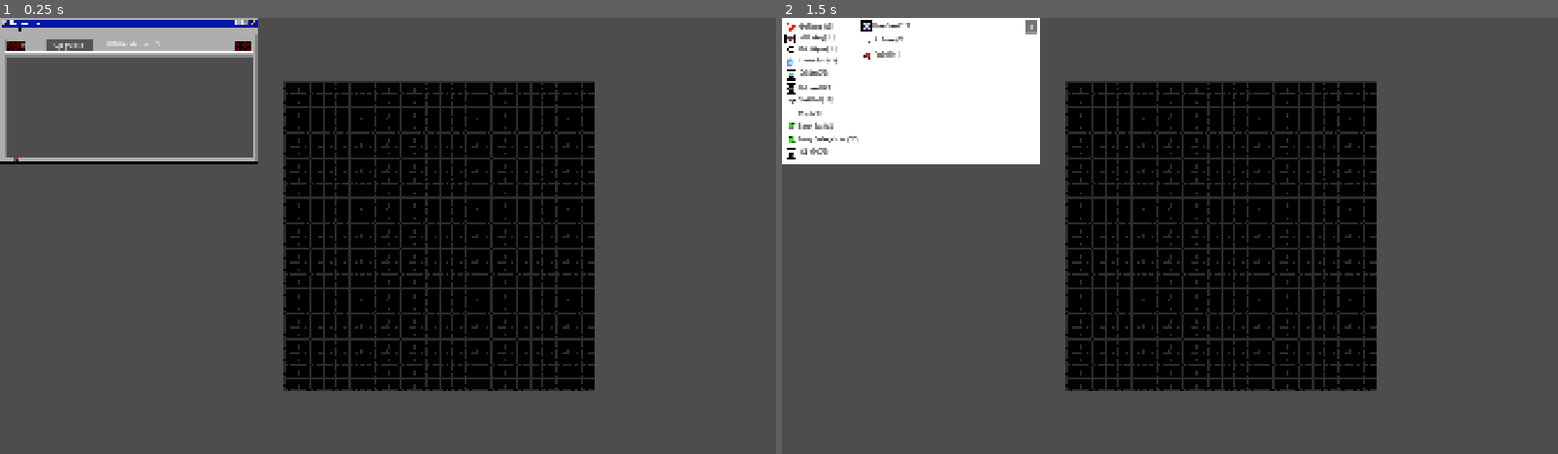
Above: before the commit, frames 1-2 (left to right).
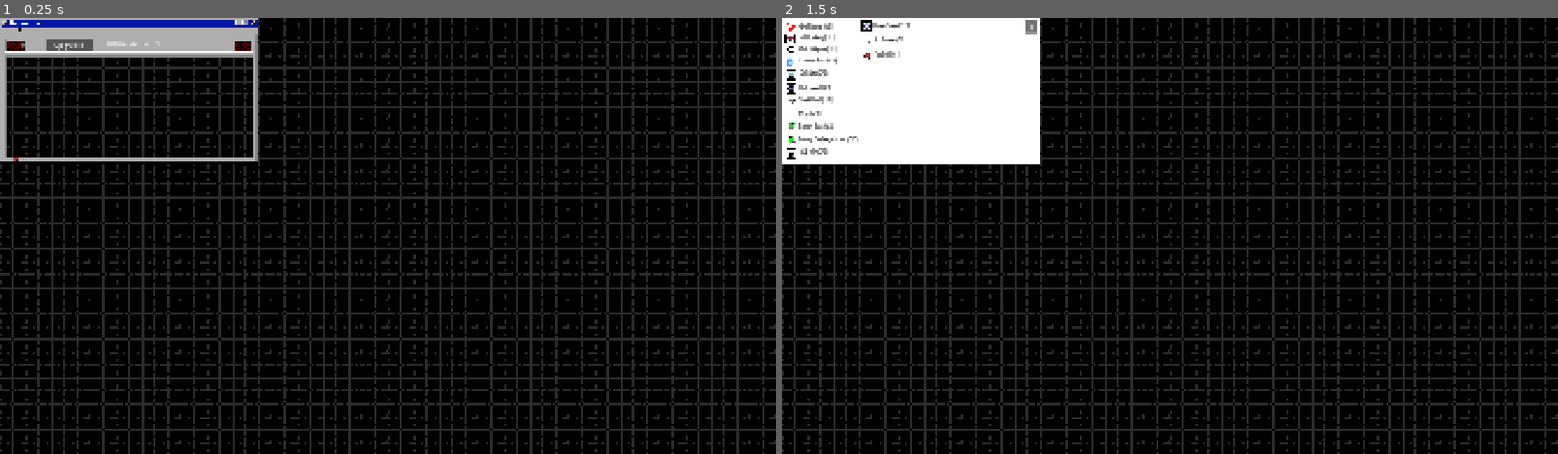
Above: after the commit, the same moments.

Repository: golopogus/overmine_testing
Game: Godot game, scene res://main_scene.tscn
The game is run twice, just before and just after one commit, with the same random seed, the same clock (stepped at 60 frames per second) and the same inputs.
Inputs:
- Up to frame 1 (0.25 s): no input
- Up to frame 2 (1.5 s): click "Upgrades" at 0.5 s; click "Drone Speed (0/3)" at 1.25 s

The runs differ from the first frame. In frame 1, 68% of the frame differs, in the area x 0-100%, y 0-100%; in frame 2, 60%.

Commit message:
added more minesweeper func

Diff:
--- a/overmine/drone_base.gd
+++ b/overmine/drone_base.gd
@@ -10,6 +10,7 @@
 var first = true
 var scan_scale = 1
 var wait = false
+var ghoul_load = preload('res://ghoul.tscn')
 
 func _process(_delta: float) -> void:
 
@@ -80,9 +81,11 @@
 
 func spawn_drone():
 
-	var drone_load = preload("res://drone.tscn")
-	var drone = drone_load.instantiate()
+	#var drone_load = preload("res://drone.tscn")
+	#var drone = drone_load.instantiate()
+	var drone = ghoul_load.instantiate()
 	add_child(drone)
+	print(drone)
 	drone.initialize_values(drone_speed,scan_size,battery_size)
 	#child = drone
 
--- /dev/null
+++ b/overmine/ghoul.gd
@@ -0,0 +1,152 @@
+extends Node2D
+
+var moving = false
+var scanning = false
+var scannable_chunk
+var x_length
+var y_length
+var chunk_size
+const grid_size_options = [[20,20],[50,50],[4,4]]
+var chosen_grid_size = grid_size_options[0]
+var scanning_tile = Vector2()
+var possible_tiles = []
+var scan_speed = 1
+var checked_tiles = []
+var initial_scan_time = 4.8
+var scan_pos
+var speed
+var scan = []
+var area_2_scan
+var tile_info
+var search_area = []
+var battery
+var going_home = false
+var g_pos = Vector2()
+var is_tiles = true
+var initialized = false
+var velocity = Vector2()
+func _ready() -> void:
+
+	$AnimationPlayer.play("flying")
+	x_length = 32
+	y_length = 32
+	chunk_size = Vector2(chosen_grid_size[0],chosen_grid_size[1]) * Vector2(x_length,y_length)
+
+func _process(_delta: float) -> void:
+
+	if battery > 0 and going_home == false:
+		if scanning == false and initialized == true:
+			Globals.get_tiles(self.get_path(),scan,'drone')
+		if moving == true:
+			var dir = get_dir_to()
+			velocity = speed * dir
+
+			if (global_position - scan_pos).length() <= 1:
+				velocity = Vector2()
+				dir = Vector2()
+				global_position = scan_pos
+				start_scanning(1)
+
+	elif battery == 0:
+		return_to_base('battery')
+
+	elif going_home == true:
+		return_to_base('no_tiles')
+
+	position += velocity
+
+func set_tiles(unclicked_tiles):
+
+	possible_tiles = unclicked_tiles
+	if len(possible_tiles) > 0:
+
+		var rand_int = randi() % len(possible_tiles)
+		scan_pos = possible_tiles[rand_int]
+		initialized = true
+		moving = true
+		scanning = true
+
+	else:
+		going_home = true
+
+func get_dir_to():
+
+	var dir = (scan_pos - global_position).normalized()
+
+	return dir
+
+func start_scanning(instance):
+	Globals.check_tile(scan_pos,self.get_path(),instance)
+
+
+func set_tile(can_scan):
+	if can_scan == true:
+
+		moving = false
+		$AnimationPlayer.play("flying")
+		#$AnimationPlayer.speed_scale = scan_speed
+		#$Timer.wait_time = initial_scan_time - (initial_scan_time * (scan_speed - 1)/2.0)
+		#$Timer.start()
+	else:
+		scanning = false
+		Globals.get_tiles(self.get_path(),scan,'drone')
+
+func _on_animation_player_animation_finished(_anim_name: StringName) -> void:
+	$AnimationPlayer.stop()
+	scanning = false
+	battery -= 1
+
+
+func initialize_values(drone_speed,scan_size,battery_size):
+	speed = 1.0/pow(0.8,drone_speed)
+	scan_speed = 1.0/pow(0.8,drone_speed)
+	battery = 1 + battery_size
+	var convert_scan_size = 6 * scan_size + 7
+	area_2_scan = get_grid(convert_scan_size)
+
+
+func get_grid(scan_area):
+
+	var center_pos = get_parent().position
+	var away_from_center = (scan_area - 1)/2.0
+	var start = center_pos - Vector2(away_from_center,away_from_center) * 32
+	scan = []
+	var tile_pos
+	for x in scan_area:
+		for y in scan_area:
+			tile_pos = start + Vector2(32,32) * Vector2(x,y)
+			scan.append(tile_pos)
+
+	Globals.get_tiles(self.get_path(),scan,'drone')
+
+func update_upgrade(upgrade,val):
+
+	if upgrade == 'battery_size':
+		battery += val
+	if upgrade == 'scan_size':
+		var convert_scan_size = 6 * val + 7
+		area_2_scan = get_grid(convert_scan_size)
+	if upgrade == 'drone_speed':
+		speed *= (1.0/0.8)
+		scan_speed *= (1.0/0.8)
+
+
+
+
+func _on_timer_timeout() -> void:
+	start_scanning(2)
+
+	$Timer.stop()
+
+func return_to_base(reason):
+
+		var dir = (get_parent().position - global_position).normalized()
+
+		velocity = speed * dir
+
+		if (global_position - get_parent().position).length() <= 1:
+
+			if reason == 'battery':
+				get_parent().charging(self.get_path())
+			elif reason == 'no_tiles':
+				get_parent().waiting(self.get_path())
--- /dev/null
+++ b/overmine/ghoul.tscn
@@ -0,0 +1,91 @@
+[gd_scene load_steps=7 format=3 uid="uid://ddephkonack1u"]
+
+[ext_resource type="Texture2D" uid="uid://dcudipe58ljx0" path="res://pics/new_pics/ghoul_flying.png" id="1_rsikc"]
+[ext_resource type="Texture2D" uid="uid://bcwth1bh8k0ms" path="res://pics/new_pics/ghoul_diving.png" id="2_gbcyq"]
+
+[sub_resource type="Animation" id="Animation_jfkvb"]
+resource_name = "flying"
+length = 0.3
+loop_mode = 1
+step = 0.05
+tracks/0/type = "value"
+tracks/0/imported = false
+tracks/0/enabled = true
+tracks/0/path = NodePath("flying:frame")
+tracks/0/interp = 1
+tracks/0/loop_wrap = true
+tracks/0/keys = {
+"times": PackedFloat32Array(0, 0.05, 0.1, 0.15, 0.2, 0.25),
+"transitions": PackedFloat32Array(1, 1, 1, 1, 1, 1),
+"update": 1,
+"values": [0, 1, 2, 3, 4, 5]
+}
+
+[sub_resource type="Animation" id="Animation_xmcmf"]
+length = 0.001
+tracks/0/type = "value"
+tracks/0/imported = false
+tracks/0/enabled = true
+tracks/0/path = NodePath("flying:frame")
+tracks/0/interp = 1
+tracks/0/loop_wrap = true
+tracks/0/keys = {
+"times": PackedFloat32Array(0),
+"transitions": PackedFloat32Array(1),
+"update": 1,
+"values": [0]
+}
+tracks/1/type = "value"
+tracks/1/imported = false
+tracks/1/enabled = true
+tracks/1/path = NodePath("diving:frame")
+tracks/1/interp = 1
+tracks/1/loop_wrap = true
+tracks/1/keys = {
+"times": PackedFloat32Array(0),
+"transitions": PackedFloat32Array(1),
+"update": 1,
+"values": [0]
+}
+
+[sub_resource type="Animation" id="Animation_ntdwj"]
+resource_name = "diving"
+loop_mode = 2
+step = 0.05
+tracks/0/type = "value"
+tracks/0/imported = false
+tracks/0/enabled = true
+tracks/0/path = NodePath("diving:frame")
+tracks/0/interp = 1
+tracks/0/loop_wrap = true
+tracks/0/keys = {
+"times": PackedFloat32Array(0, 0.1, 0.2, 0.3, 0.4, 0.5, 0.6, 0.7, 0.8, 0.9, 0.95),
+"transitions": PackedFloat32Array(1, 1, 1, 1, 1, 1, 1, 1, 1, 1, 1),
+"update": 1,
+"values": [0, 1, 2, 3, 4, 5, 6, 7, 8, 9, 10]
+}
+
+[sub_resource type="AnimationLibrary" id="AnimationLibrary_1pw7p"]
+_data = {
+&"RESET": SubResource("Animation_xmcmf"),
+&"diving": SubResource("Animation_ntdwj"),
+&"flying": SubResource("Animation_jfkvb")
+}
+
+[node name="ghoul" type="Node2D"]
+
+[node name="flying" type="Sprite2D" parent="."]
+visible = false
+scale = Vector2(2, 2)
+texture = ExtResource("1_rsikc")
+hframes = 6
+
+[node name="diving" type="Sprite2D" parent="."]
+visible = false
+texture = ExtResource("2_gbcyq")
+hframes = 11
+
+[node name="AnimationPlayer" type="AnimationPlayer" parent="."]
+libraries = {
+&"": SubResource("AnimationLibrary_1pw7p")
+}
--- a/overmine/main_scene.gd
+++ b/overmine/main_scene.gd
@@ -15,7 +15,7 @@
 var upgrade
 # final game grid = [40,25] x (25x50)
 const grid_size_options = [[40,20],[4,4],[8,8]]
-var chosen_grid_size = grid_size_options[2]
+var chosen_grid_size = grid_size_options[0]
 var num_of_chunks = Vector2(25,50)
 var chunk_split
 var initial_pos = Vector2(0,0)
@@ -27,7 +27,7 @@
 var gamestart = false
 
 var initial_chunk_pos
-var number_of_mines_per_chunk = 10
+var number_of_mines_per_chunk = 160
 var moveable = false
 var local_mous_pos
 var current_neighbors = []
@@ -307,14 +307,11 @@
 
 	tile_dict[pos]['name'] = tile.name
 	if tile_pos['clicked'] == false:
-		var rand_num = randi_range(1,3)
-		tile.texture = texture_dict['hidden']['hidden' + str(rand_num)]
 		if tile_pos['marked'] == true:
-			var mark_num = randi_range(0,2)
-			var marky = mark_load.instantiate()
-			tile.add_child(marky)
-			marky.texture = texture_dict['mark']['mark' + str(mark_num)]
-			marky.offset = Vector2(x_length,y_length) / 2.0
+			tile.texture = texture_dict['mark']['mark0']
+		else:
+			#var rand_num = randi_range(1,3)
+			tile.texture = texture_dict['hidden']['hidden1']# + str(rand_num)]
 	else:
 		if tile_pos['type'] == 'warning':
 			sprite = str(tile_pos['value'])
@@ -500,7 +497,6 @@
 func clicked(pos):
 
 
-	print(pos)
 	var nearest_chunk_pos = get_nearest(pos, 'chunk')
 	var node_path = 'chunks/' +  chunk_dict[nearest_chunk_pos]['name'] + '/' + tile_dict[pos]['name']
 
@@ -534,6 +530,28 @@
 				var score_mulitplier = all_upgrade_data['click_multi']['current'] + 1
 				round_points += 1 * score_mulitplier
 				update_points()
+
+			if tile_dict[pos]['marked'] == true:
+				get_node(node_path).get_child(0).queue_free()
+
+
+		# reveal if tile complete
+		elif tile_dict[pos]['clicked'] == true:
+			if tile_dict[pos]['type'] == 'warning':
+				var neighbors = create_neighbors(pos,x_length,y_length,'ALL')
+				var count = 0
+				for i in neighbors:
+					if tile_dict[i]['type'] == 'mine':
+						if tile_dict[i]['clicked'] == true or tile_dict[i]['marked'] == true:
+							count += 1
+				if count == tile_dict[pos]['value']:
+					for i in neighbors:
+						if tile_dict[i]['type'] != 'mine' and tile_dict[i]['clicked'] == false:
+							clicked(i)
+
+
+
+
 
 	elif chunk_dict[nearest_chunk_pos]['drawn'] == false:
 		tile_dict[pos]['clicked'] = true
@@ -672,36 +690,20 @@
 #############################################################################
 
 func mark(pos,chunk_pos):
-	var rand_num = randi_range(1,3)
+	#var rand_num = randi_range(1,3)
 	if tile_dict[pos]['clicked'] == false:
 
-		#var node_path = 'chunks/' +  chunk_dict[chunk_pos]['name'] + '/' + tile_dict[pos]['name']
-		var node_path = 'chunks/' +  chunk_dict[chunk_pos]['name'] + '/' + tile_dict[pos]['name']
-		var sprite_path = 'sprites/new_sprites/mark/'
-
 		if tile_dict[pos]['marked'] == false:
-			#sprite_path += 'mark'
-			sprite_path += 'mark' + str(rand_num)
 			tile_dict[pos]['marked'] = true
 
 		elif tile_dict[pos]['marked'] == true:
-			#sprite_path += 'hidden'
 			tile_dict[pos]['marked'] = false
-
-		#var new_texture = get_node(sprite_path).texture
-
-		if tile_dict[pos]['marked'] == true:
-			var marky = mark_load.instantiate()
-			get_node(node_path).add_child(marky)
-			var new_texture = get_node(sprite_path).texture
-			marky.texture = new_texture
-			marky.offset = Vector2(x_length,y_length) / 2.0
-		else:
-			get_node(node_path).get_child(0).queue_free()
 
 	if tile_dict[pos]['type'] != 'mine':
 		flag_correct = false
 
+	var node_path = 'chunks/' +  chunk_dict[chunk_pos]['name'] + '/' + tile_dict[pos]['name']
+	change_texture(get_node(node_path))
 
 #############################################################################
 #############################################################################
@@ -1184,6 +1186,7 @@
 func initialize_textures():
 		texture_dict = {
 		'mark' = {
+			'mark0' = $sprites/new_sprites/mark/mark0.texture,
 			'mark1' = $sprites/new_sprites/mark/mark1.texture,
 			'mark2' = $sprites/new_sprites/mark/mark2.texture,
 			'mark3' = $sprites/new_sprites/mark/mark3.texture
--- a/overmine/main_scene.tscn
+++ b/overmine/main_scene.tscn
@@ -29,6 +29,7 @@
 [ext_resource type="Texture2D" uid="uid://cu3lxd0si2lb" path="res://pics/new_pics/mark1.png" id="14_euc68"]
 [ext_resource type="Texture2D" uid="uid://blsbo0do32j4h" path="res://pics/new_pics/tile_1.png" id="14_gfmxp"]
 [ext_resource type="Texture2D" uid="uid://duxwumlbxtkhy" path="res://pics/warningSix.png" id="14_kv3aw"]
+[ext_resource type="Texture2D" uid="uid://23o4t2xfiv30" path="res://pics/new_pics/mark.png" id="14_q1yuq"]
 [ext_resource type="Texture2D" uid="uid://hkxeu56rviej" path="res://pics/new_pics/1.png" id="14_yj5sn"]
 [ext_resource type="Texture2D" uid="uid://cc48xqo6dcqqm" path="res://pics/new_pics/tile_2.png" id="15_1n88h"]
 [ext_resource type="Texture2D" uid="uid://cbsl0phdd4n5l" path="res://pics/new_pics/mark2.png" id="15_38t8r"]
@@ -258,6 +259,10 @@
 
 [node name="mark" type="Node2D" parent="sprites/new_sprites"]
 
+[node name="mark0" type="Sprite2D" parent="sprites/new_sprites/mark"]
+visible = false
+texture = ExtResource("14_q1yuq")
+
 [node name="mark1" type="Sprite2D" parent="sprites/new_sprites/mark"]
 visible = false
 texture = ExtResource("14_euc68")
--- a/overmine/project.godot
+++ b/overmine/project.godot
@@ -18,6 +18,11 @@
 [autoload]
 
 Globals="*res://globals.gd"
+
+[debug]
+
+settings/gdscript/always_track_call_stacks=true
+settings/gdscript/always_track_local_variables=true
 
 [display]
 
Not shown, added: overmine/ghoul.gd.uid
Not shown: 1 places in overmine/main_scene.tscn that only renumber resources
Binary file changed: overmine/pics/new_pics/1.png
Binary file changed: overmine/pics/new_pics/2.png
Binary file changed: overmine/pics/new_pics/3.png
Binary file changed: overmine/pics/new_pics/4.png
Binary file changed: overmine/pics/new_pics/5.png
Binary file changed: overmine/pics/new_pics/6.png
Binary file changed: overmine/pics/new_pics/7.png
Binary file changed: overmine/pics/new_pics/8.png
Binary file added: overmine/pics/new_pics/ghoul_diving.aseprite
Binary file added: overmine/pics/new_pics/ghoul_diving.png
(and 7 more such lines)
